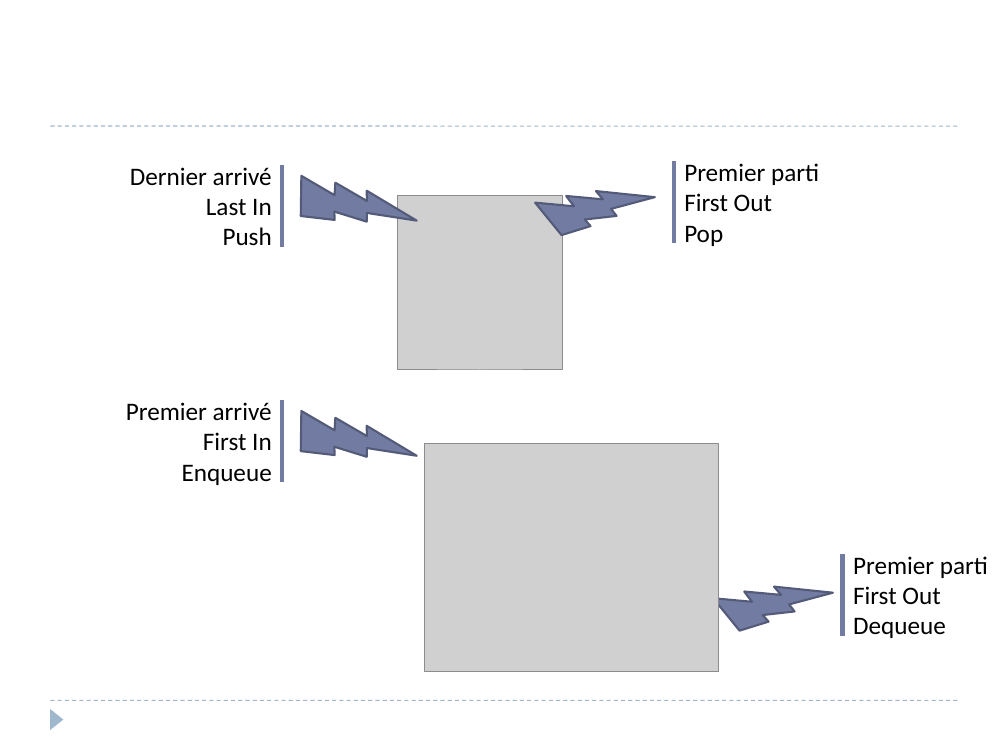
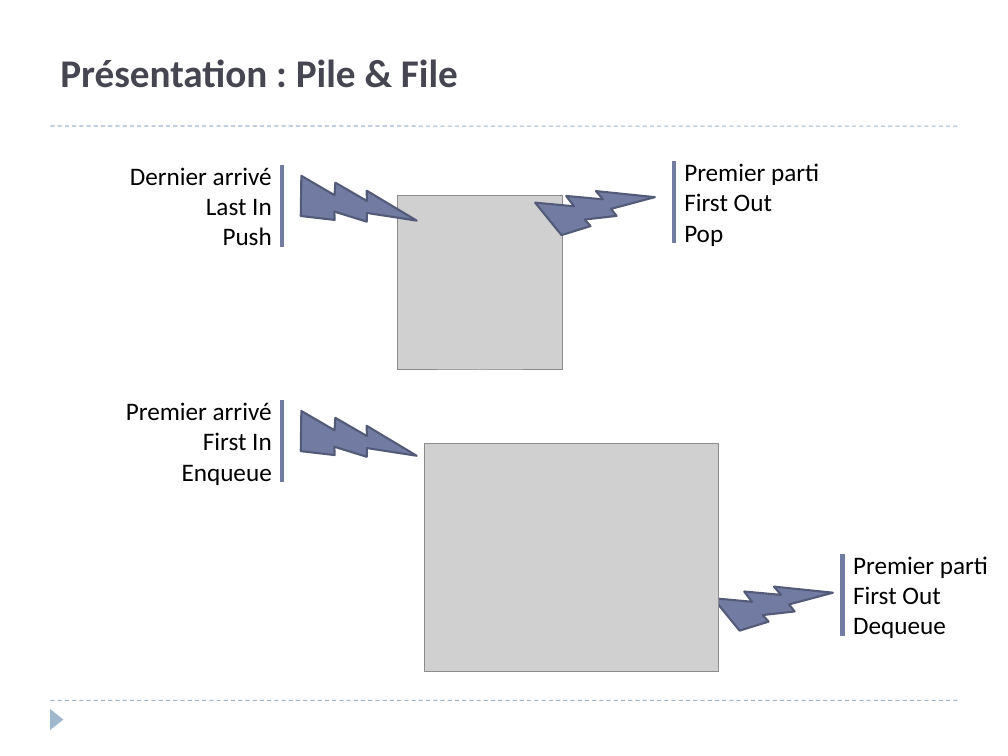
Before and after one commit to xpessoles/Informatique, a slide deck: slide 2 of P_05_AlgorithmiqueProgrammation/02_Piles/P_05_02_Piles_Cours_PPT.pptx (slide 9 before the commit). Drawn at 1008x756 pixels with LibreOffice and Linux fonts; fonts in the diff are those of the drawing; grey boxes stand for pictures; background and template pictures are left out. Boxes give left, top, right and bottom in pixels: in the first picture for what was removed or moved away, otherwise in the second. Text is boxed around its words. In the diff, an @@ line names an element or a change of style, - is before the commit and + after.

Commit message:
MAJ PPT

```diff
--- a/P_05_AlgorithmiqueProgrammation/02_Piles/P_05_02_Piles_Cours_PPT.pptx
+++ b/P_05_AlgorithmiqueProgrammation/02_Piles/P_05_02_Piles_Cours_PPT.pptx
@@ title added at bbox=[60, 59, 458, 88], 28 pt, text #464653, bold @@
+Présentation : Pile & File
```
Also in this commit, not shown: 5 other slides changed, 12 slides added, 2 slides removed.
